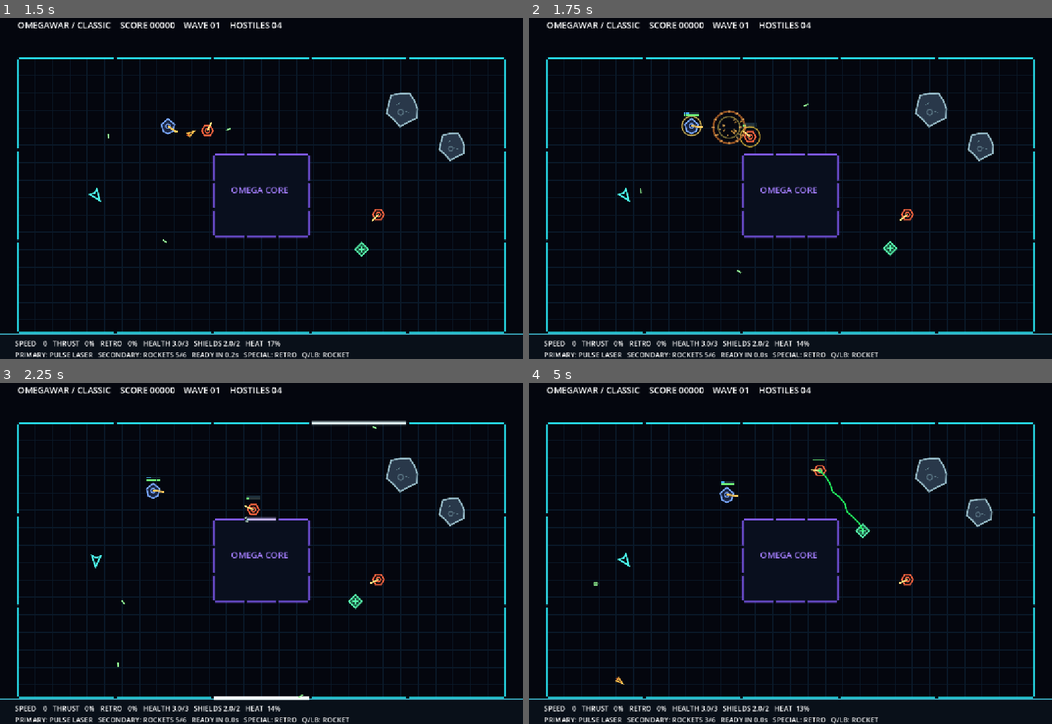
Above: before the commit, frames 1-4 (two rows, left to right).
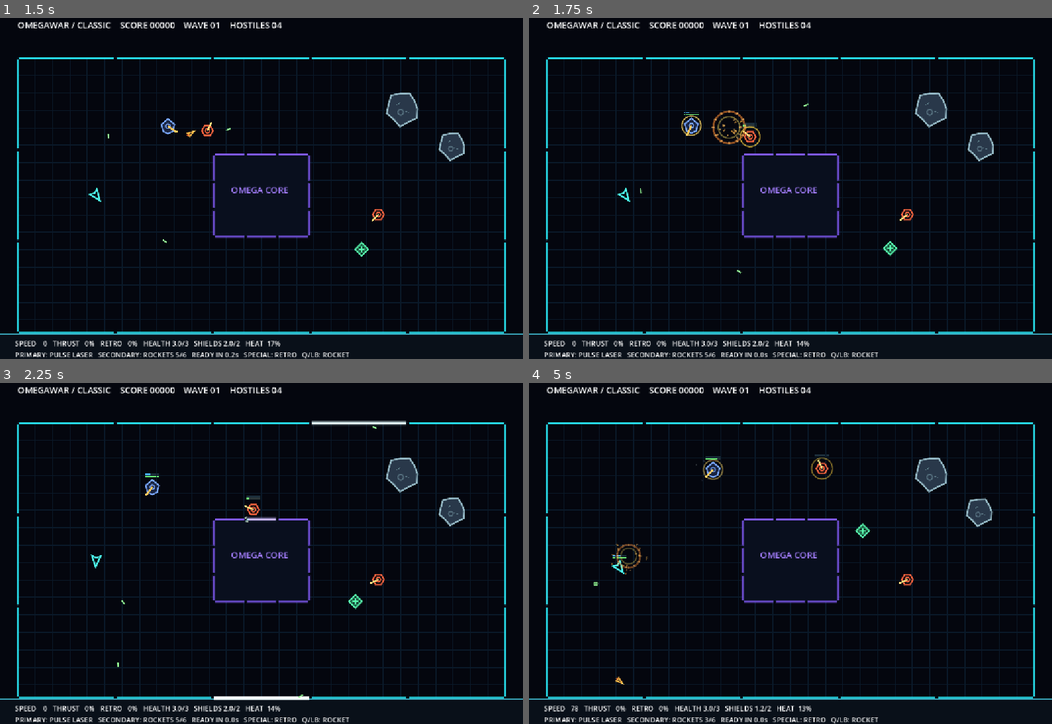
Above: after the commit, the same moments.

Repository: Jonty303/Project-OmegaWar
Game: Godot game, scene res://scenes/main.tscn
Two runs of this game, one before a commit and one after it. Both use one fixed random seed, a clock stepped at 60 frames per second and the inputs below.
Inputs (mouse positions are in pixels of both pictures, inside the frame that each line leads up to):
- Up to frame 1 (1.5 s): tap Enter (ui_accept) at 0.5, 0.77 s; move the mouse to (376, 168) at 0.52 s; hold D (turn_right) 0.53-1.25 s; hold Space (fire) 0.53-1.25 s; click (376, 168) at 0.67 s; tap Q (fire_secondary) at 0.8 s; drag from (156, 202) to (235, 253) at 1.27 s
- Up to frame 2 (1.75 s): no input
- Up to frame 3 (2.25 s): move the mouse to (313, 471) at 2.02 s; hold D (turn_right) from 2.03 s (still down); hold Space (fire) from 2.03 s (still down)
- Up to frame 4 (5 s): tap Q (fire_secondary) at 2.3, 3.8 s; release D (turn_right) at 2.75 s; release Space (fire) at 2.75 s; drag from (764, 618) to (633, 498) at 2.77 s; move the mouse to (947, 601) at 3.52 s; hold A (turn_left) 3.53-4.25 s; hold Shift (special) 3.53-4.25 s; tap Enter (ui_accept) at 3.77 s; drag from (633, 498) to (712, 461) at 4.27 s

Frame 1 is identical in both runs. In frame 2, 0.1% of the frame differs, in the area x 29-34%, y 27-35%; in frame 3, 0.2%; in frame 4, 1.3%, in the area x 8-64%, y 20-97%.

Commit message:
Connect upgrade effects, eight-way Pulse cascade and synthesized combat/rebound sound

Diff:
--- a/scripts/arena.gd
+++ b/scripts/arena.gd
@@ -13,6 +13,7 @@
 
 signal wall_bounced(at: Vector2, speed: float)
 signal asteroid_struck(at: Vector2, power: float)
+signal projectile_rebounded
 
 var asteroids: Array[Node2D] = []
 var drone_bodies: Array[Node2D] = []
@@ -251,6 +252,8 @@
 	flash_nearest(at)
 	if debris and speed >= 25.0:
 		wall_bounced.emit(at, speed)
+	elif not debris:
+		projectile_rebounded.emit()
 
 func blocked(point: Vector2, radius: float = 0.0) -> bool:
 	return blocked_static(point, radius) or asteroid_at(point, radius) != null
--- a/scripts/game.gd
+++ b/scripts/game.gd
@@ -84,6 +84,7 @@
 	add_child(arena)
 	add_child(sound_bus)
 	arena.wall_bounced.connect(on_wall_bounced)
+	arena.projectile_rebounded.connect(on_projectile_rebounded)
 	arena.asteroid_struck.connect(on_asteroid_struck)
 	hud.position = Vector2(40, 20)
 	hud.add_theme_font_size_override("font_size", 20)
@@ -211,9 +212,6 @@
 	wave_delay = 5.0
 	update_hud()
 
-func menu_choice_buttons() -> Array[Button]:
-	return bonus_buttons if bonus_active else [pause_resume_button, pause_reset_button]
-
 func set_paused(value: bool) -> void:
 	paused = value
 	pause_menu_layer.visible = value
@@ -355,9 +353,12 @@
 		return
 	ship.step(delta, arena)
 	if Input.is_action_pressed("fire"):
-		for shot in ship.weapon.fire(ship.position, Vector2.UP.rotated(ship.rotation)):
-			spawn_shot(shot.position, shot.velocity, false, shot.damage, shot.max_range)
+		var volley: Array[Dictionary] = ship.weapon.fire(ship.position, Vector2.UP.rotated(ship.rotation))
+		if not volley.is_empty():
 			ship.fired_primary()
+			sound_bus.play("pulse")
+		for shot in volley:
+			spawn_shot(shot.position, shot.velocity, false, shot.damage, shot.max_range, shot.radius)
 	if Input.is_action_just_pressed("fire_secondary"):
 		fire_player_rocket()
 	for enemy in enemies:
@@ -370,6 +371,7 @@
 					launch_enemy_homing_missile(enemy)
 				else:
 					spawn_shot(enemy.muzzle_position(), enemy.turret_direction() * 225.0, true)
+					sound_bus.play("pulse")
 				enemy.fired()
 	resolve_collisions()
 	resolve_drone_spacing()
@@ -404,6 +406,7 @@
 	# Larger, longer-lived burst than ordinary hits: the ship disintegrates
 	# into moving wreckage before the game-over banner appears.
 	spawn_debris(ship.position, Color(0.3, 1.0, 0.95), 2.1, 32, DEATH_EXPLOSION_TIME)
+	sound_bus.play("explosion")
 	arena.apply_blast(ship.position, 850.0, 180.0)
 
 func resolve_drone_spacing() -> void:
@@ -488,7 +491,7 @@
 	for observer in enemies:
 		if observer.is_repair_bot:
 			continue
-		observer.alert_to_ally_hit(victim.position, arena, observer == victim)
+		observer.alert_to_ally_hit(victim.position, arena, observer == victim, incoming_velocity)
 	if victim.is_repair_bot and victim.health > 0.0:
 		victim.alert_incoming_fire(incoming_velocity, enemies)
 	elif victim.health > 0.0:
@@ -516,6 +519,7 @@
 		arena.apply_blast(bot.position, 190.0, 65.0)
 		enemies.remove_at(index)
 		bot.queue_free()
+	sound_bus.play("explosion")
 	# Wave-clear countdown is handled normally after the final bot is gone.
 
 func alert_repair_bots_to_fire(shot_position: Vector2, shot_velocity: Vector2) -> void:
@@ -562,7 +566,7 @@
 				else:
 					for j in range(enemies.size() - 1, -1, -1):
 						var enemy = enemies[j]
-						if shot.position.distance_to(enemy.position) < enemy.COLLISION_RADIUS + Projectile.HIT_RADIUS:
+						if shot.position.distance_to(enemy.position) < enemy.COLLISION_RADIUS + shot.hit_radius:
 							enemy.velocity += shot.velocity.normalized() * 30.0
 							var destroyed: bool = enemy.take_damage(shot.damage)
 							notify_drones_of_hit(enemy, shot.velocity)
@@ -570,6 +574,8 @@
 							spawn_debris(shot.position, tint, 0.8)
 							hit_target = true
 							if destroyed:
+								if not shot.cascade_shard:
+									maybe_cascade(enemy.position)
 								defeat_enemy(j)
 							break
 					if hit_target:
@@ -580,6 +586,19 @@
 		elif shot.lifetime <= 0.0 or shot.bounces_left <= 0 or shot.distance_travelled >= shot.max_range:
 			shot.begin_disintegrate()
 
+func maybe_cascade(at: Vector2) -> void:
+	# Pulse-specific on-kill proc. Shards are deliberately unable to
+	# recursively generate another cascade.
+	if ship.weapon.cascade_chance <= 0.0 or randf() >= ship.weapon.cascade_chance:
+		return
+	for direction_index in range(8):
+		var direction: Vector2 = Vector2.from_angle(TAU * float(direction_index) / 8.0)
+		var origin: Vector2 = at + direction * 17.0
+		if arena.blocked(origin, 2.0):
+			continue
+		spawn_shot(origin, direction * CASCADE_SHARD_SPEED, false, CASCADE_SHARD_DAMAGE, CASCADE_SHARD_RANGE, 2.0, true)
+	sound_bus.play("explosion")
+
 func launch_enemy_homing_missile(enemy: Node2D) -> void:
 	var origin: Vector2 = enemy.muzzle_position()
 	if arena.blocked(origin, HomingMissile.RADIUS):
@@ -590,6 +609,7 @@
 	missile.sync_visual_heading()
 	homing_missiles.append(missile)
 	add_child(missile)
+	sound_bus.play("missile")
 
 func step_homing_missiles(delta: float) -> void:
 	for index in range(homing_missiles.size() - 1, -1, -1):
@@ -649,8 +669,10 @@
 	rockets.append(missile)
 	add_child(missile)
 	ship.fired_secondary()
+	sound_bus.play("missile")
 
 func detonate_rocket(rocket: Node2D) -> void:
+	sound_bus.play("explosion")
 	var origin: Vector2 = rocket.position
 	var radius: float = rocket.blast_radius
 	var strength: float = rocket.blast_impulse
@@ -750,14 +772,16 @@
 			effects.remove_at(i)
 			effect.queue_free()
 
-func spawn_shot(origin: Vector2, velocity: Vector2, hostile: bool, damage: float = 1.0, range_limit: float = Projectile.MAX_RANGE) -> void:
-	if arena.blocked(origin, Projectile.HIT_RADIUS):
+func spawn_shot(origin: Vector2, velocity: Vector2, hostile: bool, damage: float = 1.0, range_limit: float = Projectile.MAX_RANGE, radius: float = Projectile.HIT_RADIUS, cascade_shard: bool = false) -> void:
+	if arena.blocked(origin, radius):
 		return
 	var shot := Projectile.new()
 	shot.position = origin
 	shot.velocity = velocity
 	shot.damage = damage
 	shot.max_range = range_limit
+	shot.hit_radius = radius
+	shot.cascade_shard = cascade_shard
 	shot.sync_visual_heading()
 	shot.hostile = hostile
 	shots.append(shot)
@@ -849,6 +873,9 @@
 		if is_instance_valid(enemy):
 			StatusBars.draw_for(self, enemy.health, enemy.max_health, enemy.shields, enemy.max_shields, -27.0 - enemy.COLLISION_RADIUS * 0.3, enemy.position)
 
+func on_projectile_rebounded() -> void:
+	sound_bus.play("rebound")
+
 func update_hud() -> void:
 	hud.text = "OMEGAWAR / CLASSIC    SCORE %05d    WAVE %02d    HOSTILES %02d" % [score, wave, enemies.size()]
 	var thrust: int = roundi(Input.get_action_strength("thrust") * 100.0)
--- a/scripts/upgrades.gd
+++ b/scripts/upgrades.gd
@@ -23,7 +23,10 @@
 			continue
 		pool.append(choice)
 	pool.shuffle()
-	return [pool[0], pool[1], pool[2]]
+	var offers: Array[Dictionary] = []
+	for i in range(3):
+		offers.append(pool[i])
+	return offers
 
 static func apply(ship: Node2D, name: String) -> bool:
 	match name:
